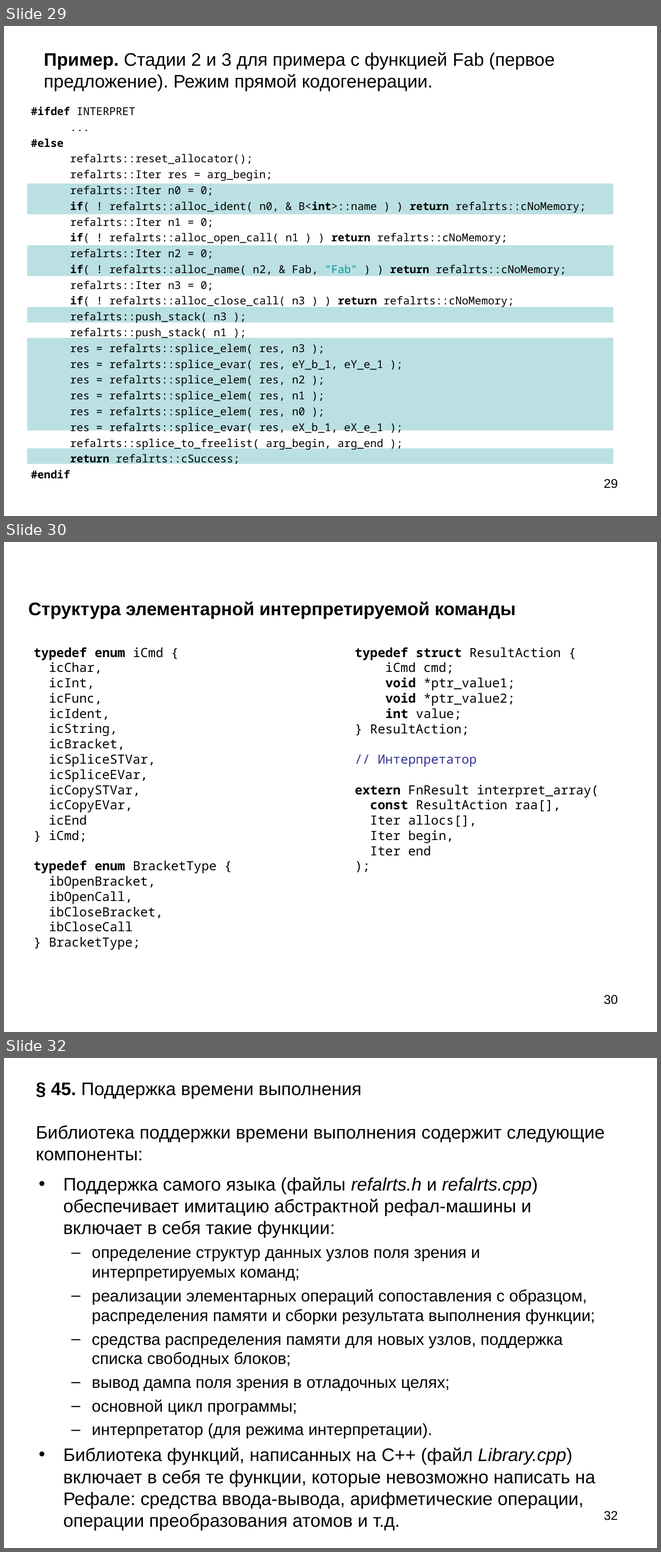
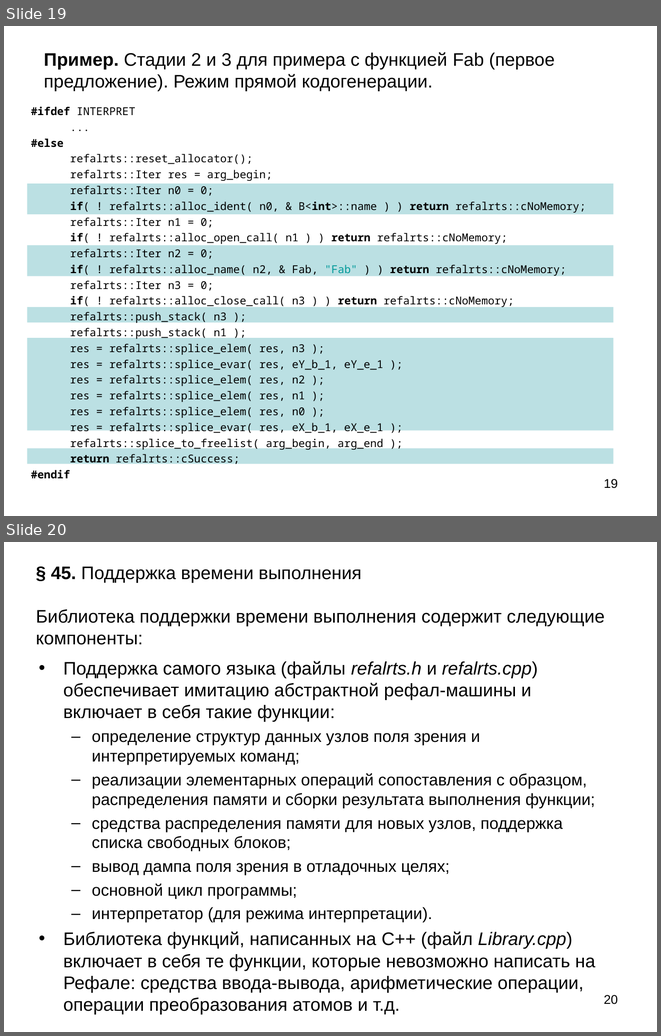
Before and after one commit to Mazdaywik/Refal-05, a slide deck: doc/Компилятор Простого Рефала.ppt. Shown one above the other, each under a label of ours: slides 29, 30 and 32 before the commit, slides 19 and 20 after it; the slides between them are not shown. The pictures are 661x1552 and 661x1036 pixels, drawn with LibreOffice and Linux fonts; fonts in the diff are those of the drawing. Boxes give left, top, right and bottom in pixels: in the first picture for what was removed or moved away, otherwise in the second. Text is boxed around its words. In the diff, an @@ line names an element or a change of style, - is before the commit and + after.

```diff
--- a/doc/Компилятор Простого Рефала.ppt
+++ b/doc/Компилятор Простого Рефала.ppt
@@ slide 30 removed at bbox=[4, 542, 657, 1032], background #FFFFFF @@
@@ text removed at bbox=[28, 601, 516, 619] @@
-Структура элементарной интерпретируемой команды
@@ text removed at bbox=[34, 647, 217, 950] @@
-typedef enum iCmd {
-icChar,
-icInt,
-icFunc,
-icIdent,
-icString,
-icBracket,
-icSpliceSTVar,
-icSpliceEVar,
-icCopySTVar,
-icCopyEVar,
-icEnd
-} iCmd;
-typedef enum BracketType {
-ibOpenBracket,
-ibOpenCall,
-ibCloseBracket,
-ibCloseCall
-} BracketType;
@@ text removed at bbox=[355, 647, 599, 856] @@
-typedef struct ResultAction {
-iCmd cmd;
-void *ptr_value1;
-void *ptr_value2;
-int value;
-} ResultAction;
-// Интерпретатор
-extern FnResult interpret_array(
-const ResultAction raa[],
-Iter allocs[],
-Iter begin,
-Iter end
-);
@@ page number removed at bbox=[604, 995, 618, 1004] @@
-30
@@ what was slide 29 is now slide 19 @@
@@ page number at bbox=[604, 479, 618, 488]: text changed @@
-29
+19
@@ what was slide 32 is now slide 20 @@
@@ page number at bbox=[604, 995, 618, 1004]: text changed @@
-32
+20
```
Also in this commit, not shown: 1 slide changed, 13 other slides removed.
